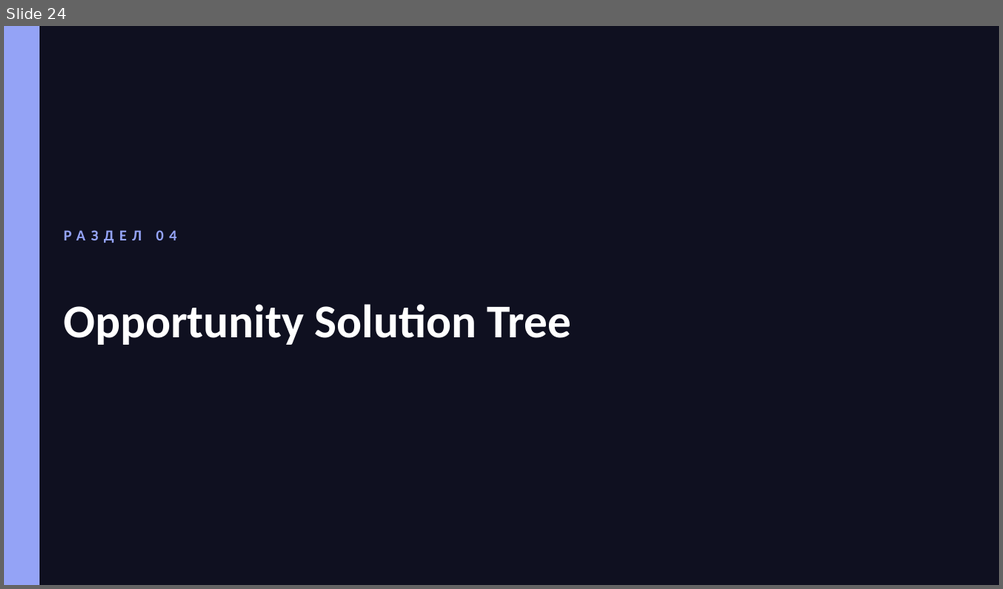
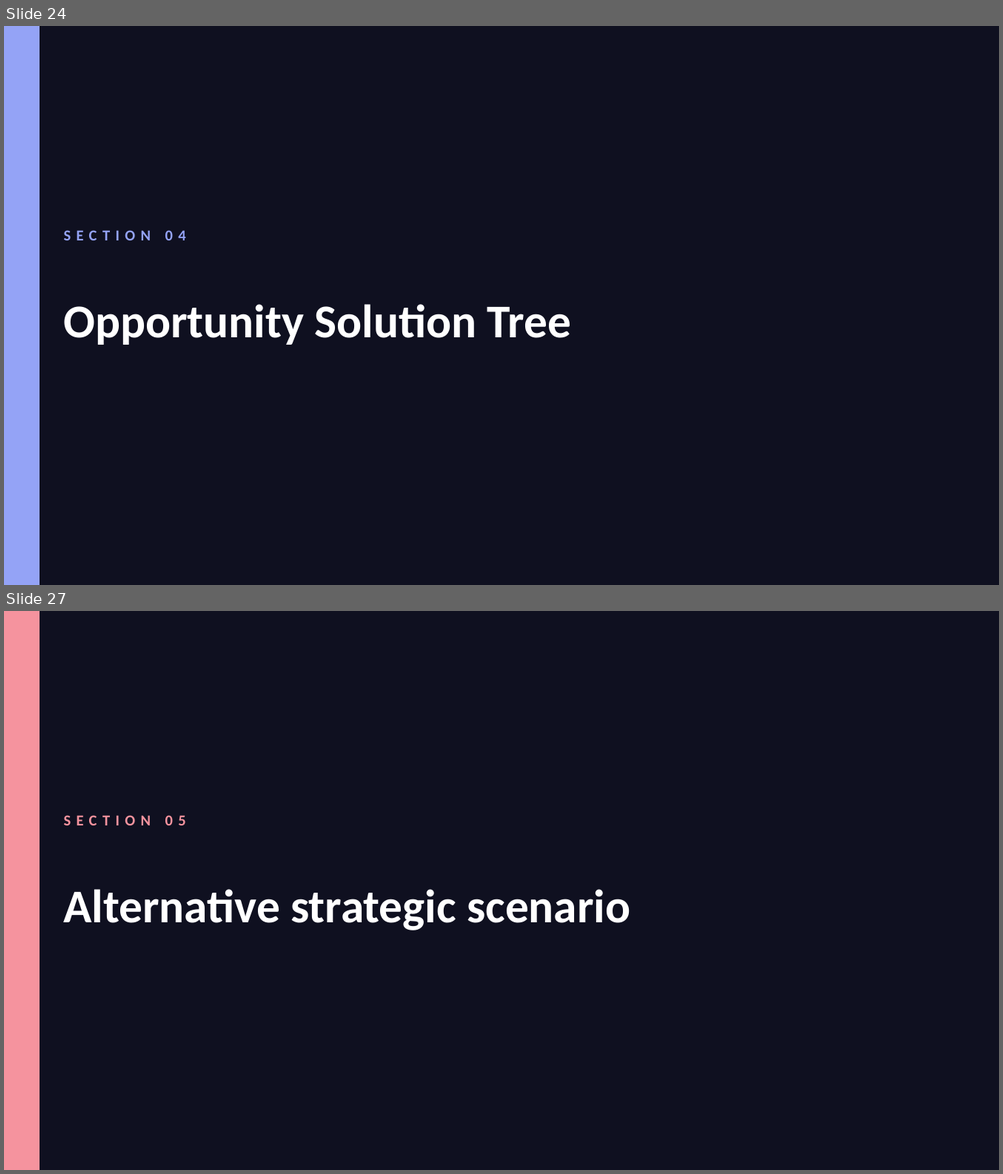
Before and after one commit to ipavelm/ultimate-product-discovery-skill, a slide deck: assets/presentation-template.pptx. Shown one above the other, each under a label of ours: slide 24 before the commit, slides 24 and 27 after it; the slides between them are not shown. The pictures are 1003x589 and 1003x1174 pixels, drawn with LibreOffice and Linux fonts; fonts in the diff are those of the drawing. Boxes give left, top, right and bottom in pixels: in the first picture for what was removed or moved away, otherwise in the second. Text is boxed around its words. In the diff, an @@ line names an element or a change of style, - is before the commit and + after.

```diff
--- a/assets/presentation-template.pptx
+++ b/assets/presentation-template.pptx
@@ slide 27 added at box(4, 611, 999, 1170), background #0F1020 @@
@@ rectangle added at box(4, 611, 39, 1170), fill #F5939E, outline #F5939E 1 pt @@
@@ text added at box(64, 815, 186, 826), 11 pt, text #F5939E, bold @@
+SECTION 05
@@ text added at box(64, 889, 630, 931), 34 pt, text #FFFFFF, bold @@
+Alternative strategic scenario
@@ slide 24 changed as well @@
@@ text at box(64, 230, 186, 241): text changed @@
-РАЗДЕЛ 04
+SECTION 04
```
Also in this commit, not shown: 24 other slides changed, 8 other slides added, 9 slides removed, 6 other files.
